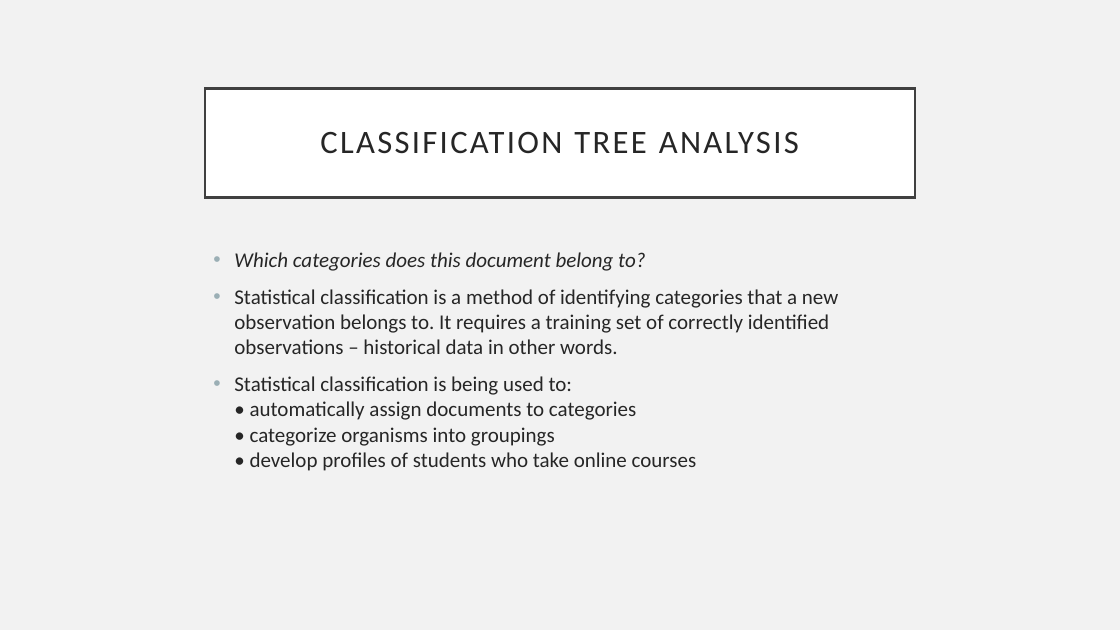
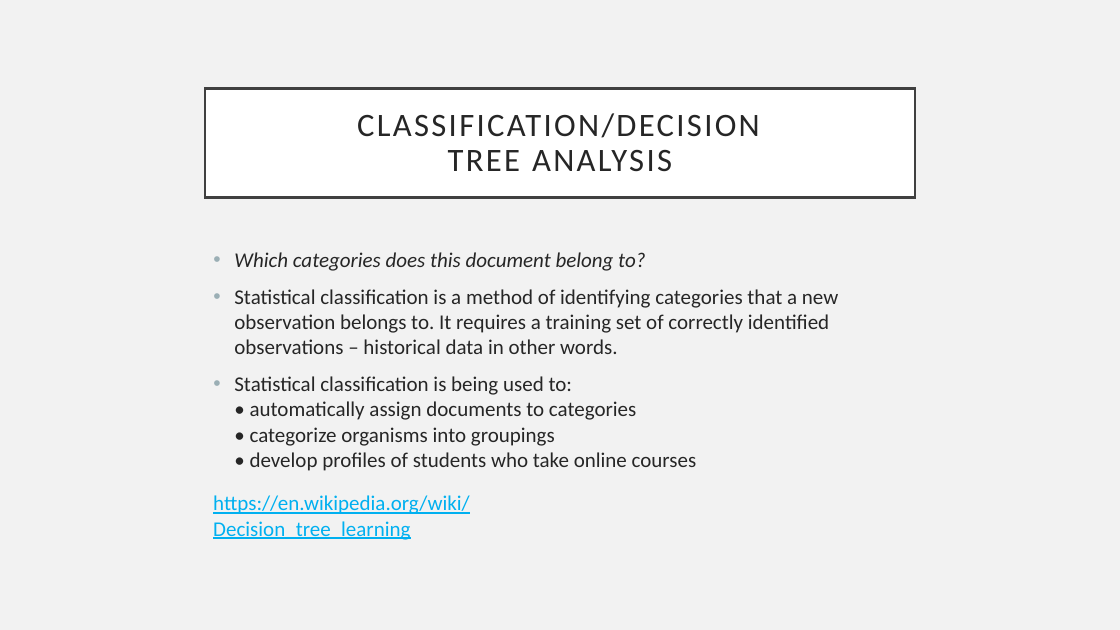
Before and after one commit to mjsale781/bootcampw18, a slide deck: slide 4 of slides/Day_4.pptx. Drawn at 1120x630 pixels with LibreOffice and Linux fonts; fonts in the diff are those of the drawing. Boxes give left, top, right and bottom in pixels: in the first picture for what was removed or moved away, otherwise in the second. Text is boxed around its words. In the diff, an @@ line names an element or a change of style, - is before the commit and + after.

```diff
--- a/slides/Day_4.pptx
+++ b/slides/Day_4.pptx
@@ title at box(357, 113, 760, 172): text changed @@
-CLASSIFICATION TREE ANALYSIS
+CLASSIFICATION/DECISION
+TREE ANALYSIS
@@ text added at box(213, 495, 470, 540), 18 pt, text #00B0F0, underline @@
+https://en.wikipedia.org/wiki/Decision_tree_learning
```
Also in this commit, not shown: 6 other slides changed, 3 other files.
